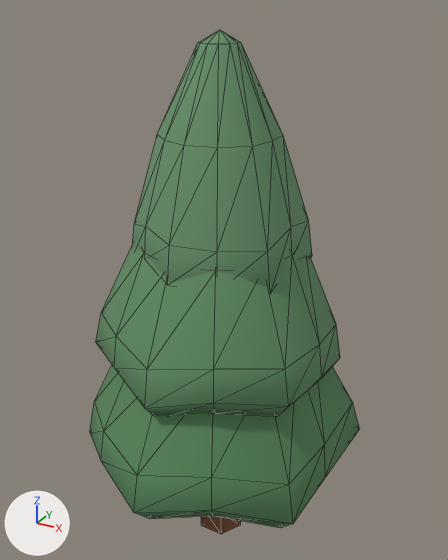
Renders of the glTF model examples/mountain-post/models/pine3.glb from each side of a commit.
One viewpoint serves both versions: a camera (50 mm lens) standing at (2.6, -4.65, 4.99) and looking at (-0.03, 0.13, 2.6). Every picture has the same lights, and +X, +Y and +Z are marked at lower left. The older version comes first. Mesh edges are drawn as thin lines. Vertices at exactly the same position are counted once.

Objects in the first picture: 'body'.
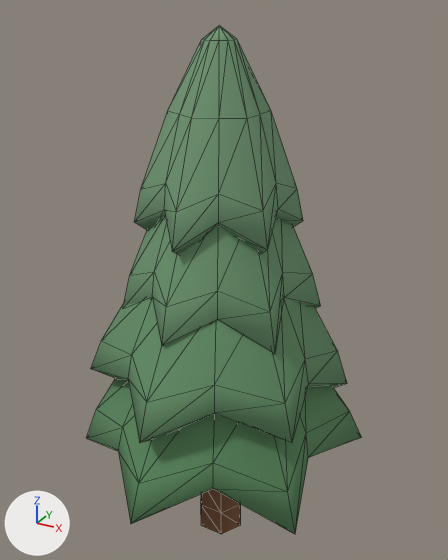
Boxes (x1, y1, x2, y2) around the edits, measured in the pictures (448 x 560 px):
'body', reshaped: before (90, 30, 359, 534); after (87, 25, 361, 534)
part 1 of me_body, rebuilt (16% shorter): before (96, 244, 340, 416); after (91, 298, 347, 443)
part 2 of me_body, rebuilt: before (90, 365, 359, 528); after (87, 378, 361, 534)
part 3 of me_body, rebuilt (6% narrower, 12% shorter): before (133, 30, 312, 291); after (135, 25, 303, 255)
part 4 of me_body, added (green): after (124, 217, 321, 354)

The change, as a diff of the scene's bpy script:
```diff
--- a/examples/mountain-post/models/pine3.glb.py
+++ b/examples/mountain-post/models/pine3.glb.py
@@ me_body @@
 # used by ob_body; location = (0.0, 0.0, 0.0)
-me_body.from_pydata(...)  # 212 vertices, 408 faces; spans x -1.28..1.29, y -1.37..1.37, z -0.25..4.83
+me_body.from_pydata(...)  # 274 vertices, 528 faces; spans x -1.3..1.32, y -1.42..1.42, z -0.25..4.86
+# me_body part 1: the loose piece of 62 vertices spanning x -1.11..1.08, y -1.17..1.16, z 1.61..3.94 is rebuilt with 62 vertices and now spans x -1.17..1.13, y -1.26..1.25, z 1.44..3.46
+# me_body part 2: the loose piece of 62 vertices spanning x -1.28..1.29, y -1.37..1.37, z 0.62..3.06 is rebuilt with 62 vertices and now spans x -1.3..1.32, y -1.42..1.42, z 0.65..2.75
+# me_body part 3: the loose piece of 62 vertices spanning x -0.74..0.75, y -0.81..0.86, z 2.64..4.83 is rebuilt with 62 vertices and now spans x -0.68..0.67, y -0.75..0.77, z 3.08..4.86
+# me_body part 4: a new loose piece of 62 vertices spanning x -0.83..0.85, y -0.93..0.96, z 2.23..4.16, in mat_paint_foliage
+# other edits to the shape of me_body do not show in these pictures
 me_body.materials.append(mat_vertex_colours)
```
